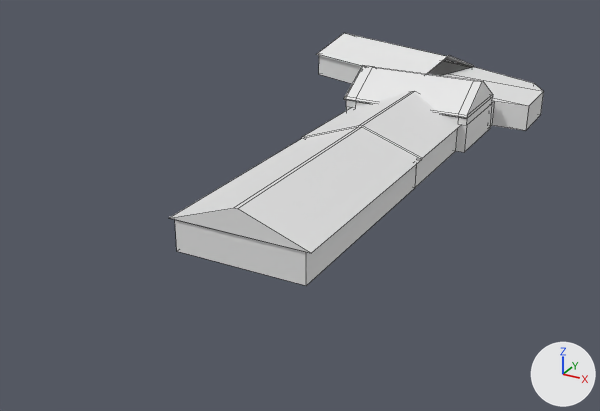
The Blender file tracks/local/harbor/sej_pavillion.blend as it was, and as the next commit left it.
Rendered twice from a camera (50 mm lens) standing at (30.2, -87.4, 29.2) and looking at (-6.4, -20.9, -4.0). The lights are fixed; the arrows at lower right show +X, +Y and +Z. The older version comes first. Mesh edges are drawn as thin lines.

In view in the first picture: 'SEJPavillion'.
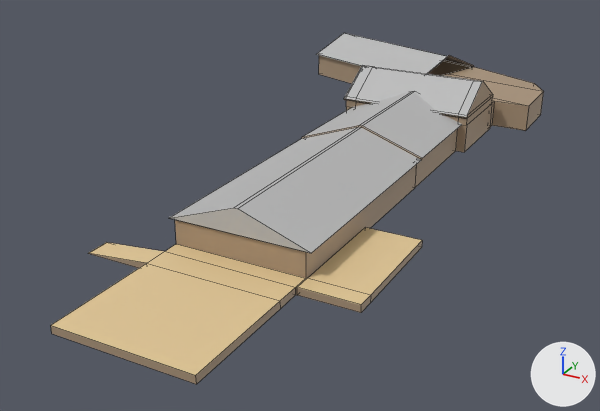
Changed parts and their boxes [x1, y1, x2, y2] in the pictures (600 x 411 px):
'SEJPavillion', reshaped (32% wider, 39% taller)
    before: [170, 33, 544, 286]
    after: [51, 33, 544, 384]
part 1 of me_cube_002, added (beige)
    after: [51, 227, 422, 384]
part 2 of me_cube_002, recoloured (darker)
    before: [170, 33, 544, 286]
    after: [170, 33, 544, 278]

What the commit changed:
Picture 'palette.png' (img_palette_png) is new.
Material 'Palette' (mat_palette) is new.
Its texture is img_palette_png.
me_cube_002 is used by ob_sejpavillion; location (0.0, 0.0, 0.0).
me_cube_002 had 176 vertices, 161 faces and spanned x -21.5..9.9, y -41.4..21.0, z 0.0..6.4.
me_cube_002 now has 208 vertices, 191 faces and spans x -21.5..10.3, y -54.8..21.0, z 0.0..6.4.
me_cube_002 part 1: a new loose piece of 32 vertices spanning x -11.9..10.3, y -54.8..-31.5, z 0.0..0.6, in mat_palette (picture img_palette_png).
me_cube_002 part 2: 161 faces spanning x -21.5..9.9, y -41.4..21.0, z 0.0..6.4 switch from no material to mat_palette (picture img_palette_png).
